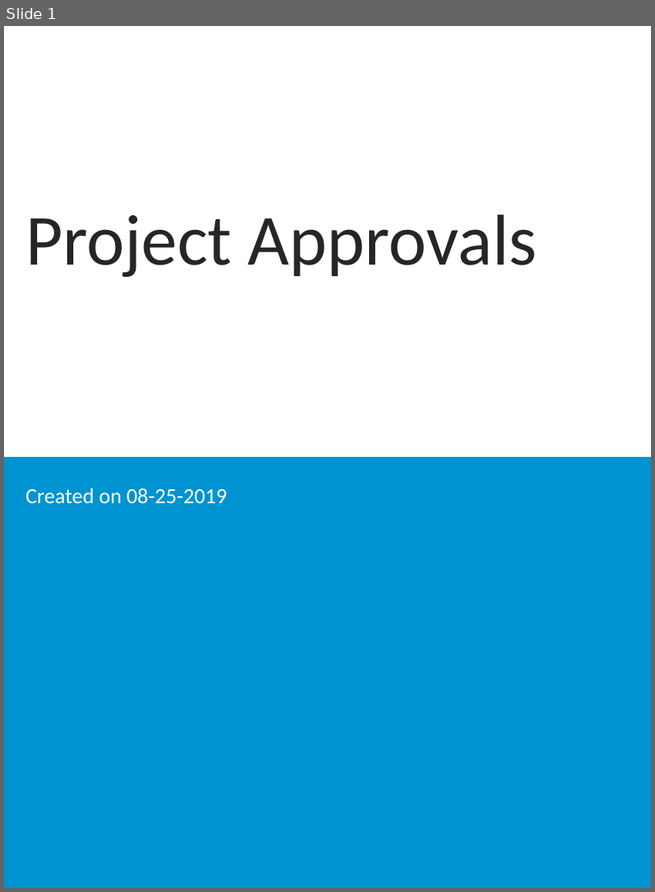
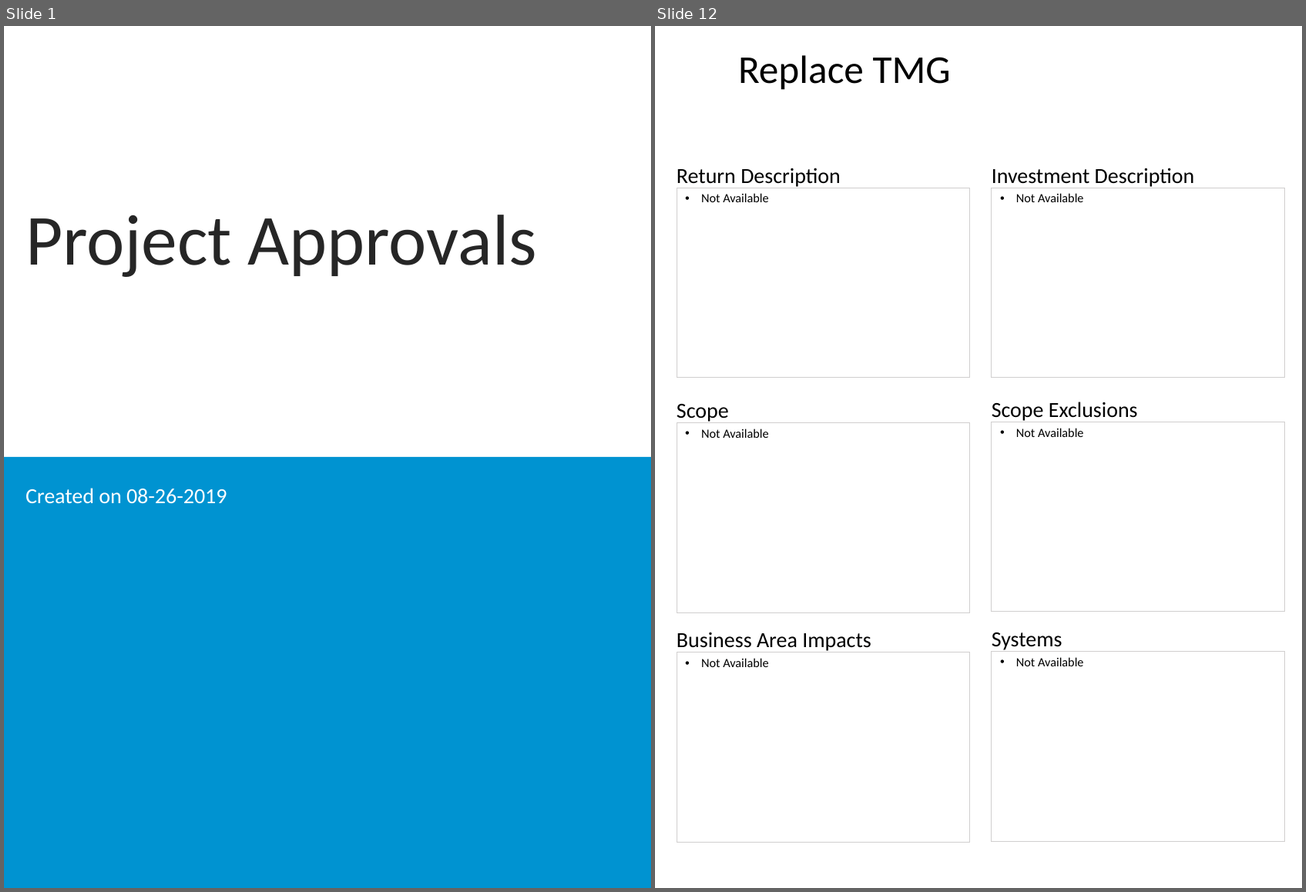
Before and after one commit to spikewood/Project-Report-Generator, a slide deck: destPPTX.pptx. Shown side by side, each under a label of ours: slide 1 before the commit, slides 1 and 12 after it; the slides between them are not shown. The pictures are 655x892 and 1306x892 pixels, drawn with LibreOffice and Linux fonts; fonts in the diff are those of the drawing; background and template pictures are left out. Boxes give left, top, right and bottom in pixels: in the first picture for what was removed or moved away, otherwise in the second. Text is boxed around its words. In the diff, an @@ line names an element or a change of style, - is before the commit and + after.

```diff
--- a/destPPTX.pptx
+++ b/destPPTX.pptx
@@ slide 12 added at [655, 26, 1302, 888], background #FFFFFF @@
@@ title added at [738, 55, 951, 90], 33 pt, text #000000 @@
+Replace TMG
@@ text added at [677, 168, 841, 188], 18 pt, text #000000 @@
+Return Description
@@ text added at [991, 168, 1195, 188], 18 pt, text #000000 @@
+Investment Description
@@ text added at [677, 188, 970, 378], outline #D0CECE 0.75 pt, 10.5 pt, text #000000 @@
+• Not Available
@@ text added at [991, 188, 1285, 378], outline #D0CECE 0.75 pt, 10.5 pt, text #000000 @@
+• Not Available
@@ text added at [677, 404, 729, 423], 18 pt, text #000000 @@
+Scope
@@ text added at [991, 402, 1138, 423], 18 pt, text #000000 @@
+Scope Exclusions
@@ text added at [677, 423, 970, 614], outline #D0CECE 0.75 pt, 10.5 pt, text #000000 @@
+• Not Available
@@ text added at [991, 422, 1285, 611], outline #D0CECE 0.75 pt, 10.5 pt, text #000000 @@
+• Not Available
@@ text added at [677, 633, 871, 653], 18 pt, text #000000 @@
+Business Area Impacts
@@ text added at [991, 633, 1062, 652], 18 pt, text #000000 @@
+Systems
@@ text added at [677, 653, 970, 843], outline #D0CECE 0.75 pt, 10.5 pt, text #000000 @@
+• Not Available
@@ text added at [991, 652, 1285, 842], outline #D0CECE 0.75 pt, 10.5 pt, text #000000 @@
+• Not Available
@@ slide 1 changed as well @@
@@ subtitle at [26, 488, 227, 504]: text changed @@
-Created on 08-25-2019
+Created on 08-26-2019
```
Also in this commit, not shown: 40 other slides added, 1 slide removed, 2 other files.
